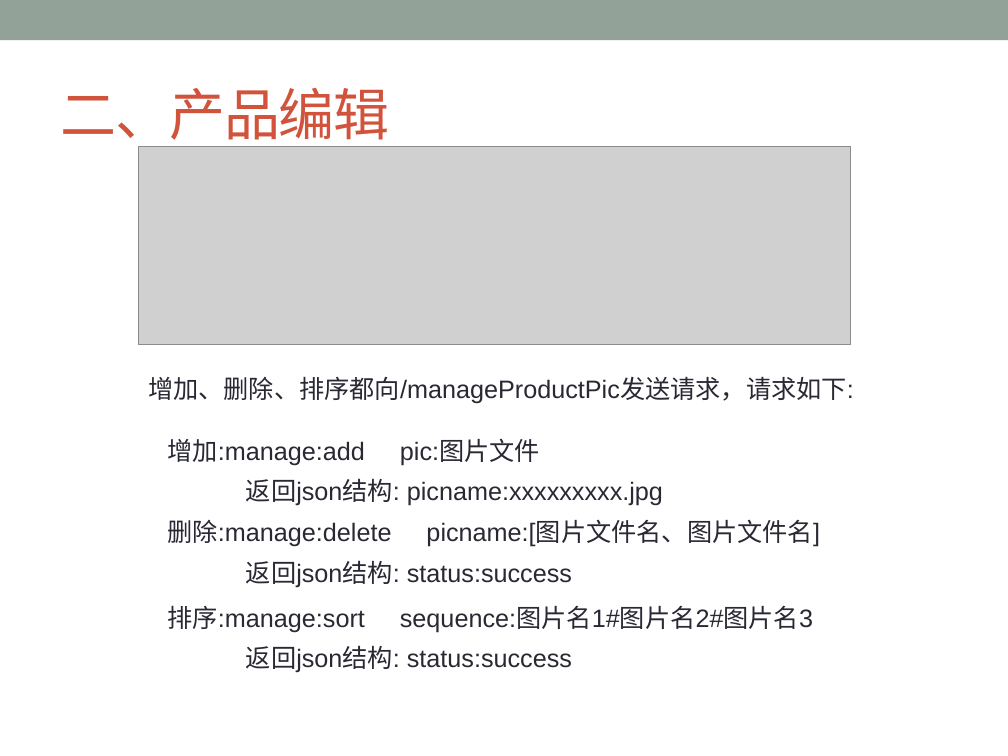
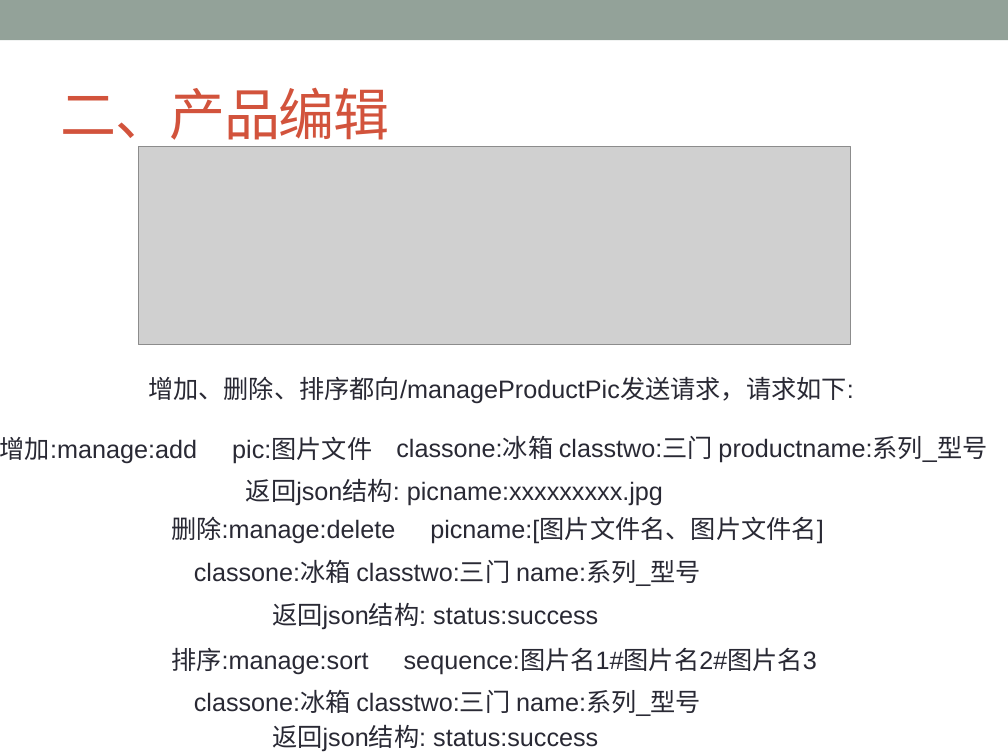
Before and after one commit to ChanSeaThink/LULLGREE, a slide deck: slide 14 of ZSGree前后端逻辑及接口.pptx. Drawn at 1008x756 pixels with LibreOffice and Linux fonts; fonts in the diff are those of the drawing; grey boxes stand for pictures. Boxes give left, top, right and bottom in pixels: in the first picture for what was removed or moved away, otherwise in the second. Text is boxed around its words. In the diff, an @@ line names an element or a change of style, - is before the commit and + after.

```diff
--- a/ZSGree前后端逻辑及接口.pptx
+++ b/ZSGree前后端逻辑及接口.pptx
@@ text "增加:manage:add pic:图片文件": place and size @@
-text "增加:manage:add pic:图片文件" at (168, 439, 540, 466)
+text "增加:manage:add pic:图片文件" at (0, 437, 372, 464)
@@ text added at (396, 437, 987, 463), 18 pt, text #292934 @@
+classone:冰箱 classtwo:三门 productname:系列_型号
@@ text "删除:manage:delete picname:[图片文件名、图片文件名]": place and size @@
-text "删除:manage:delete picname:[图片文件名、图片文件名]" at (168, 520, 820, 547)
+text "删除:manage:delete picname:[图片文件名、图片文件名]" at (171, 517, 824, 544)
@@ text added at (194, 561, 701, 586), 18 pt, text #292934 @@
+classone:冰箱 classtwo:三门 name:系列_型号
@@ text "返回json结构: status:success": place and size @@
-text "返回json结构: status:success" at (246, 560, 572, 588)
+text "返回json结构: status:success" at (272, 602, 598, 630)
@@ text "排序:manage:sort sequence:图片名1#图片名2#图片名3": place and size @@
-text "排序:manage:sort sequence:图片名1#图片名2#图片名3" at (168, 606, 813, 633)
+text "排序:manage:sort sequence:图片名1#图片名2#图片名3" at (171, 648, 817, 675)
@@ text added at (194, 691, 701, 716), 18 pt, text #292934 @@
+classone:冰箱 classtwo:三门 name:系列_型号
@@ text "返回json结构: status:success": place and size @@
-text "返回json结构: status:success" at (246, 645, 572, 673)
+text "返回json结构: status:success" at (272, 724, 598, 752)
```
Also in this commit, not shown: 2 other slides changed, 1 other file.
